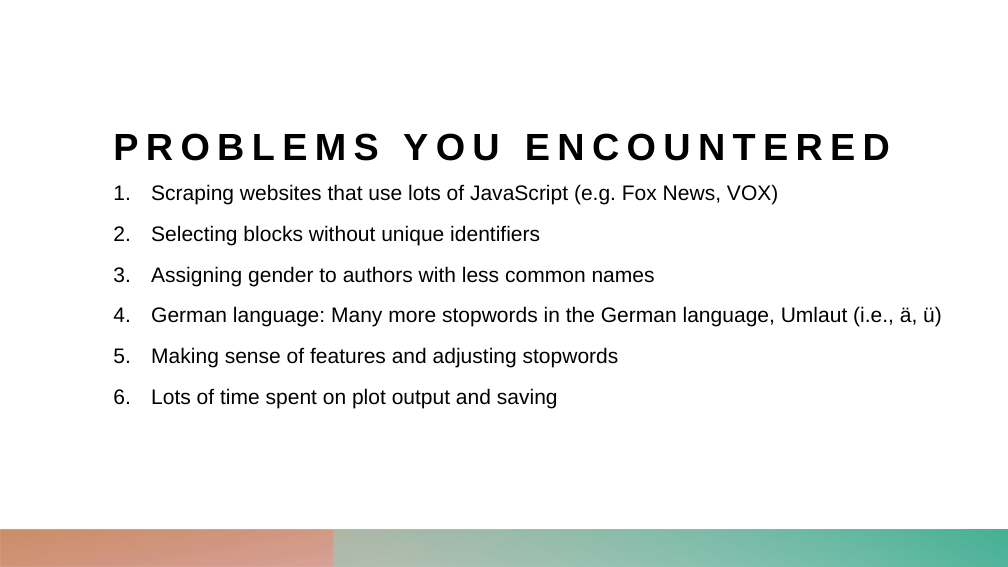
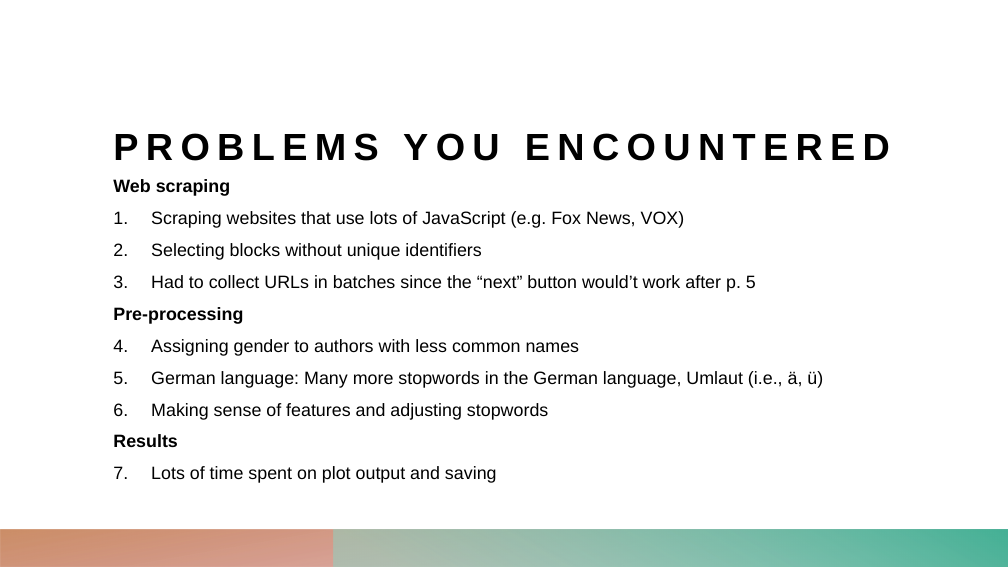
Before and after one commit to StefanMunnes/SICSS_2024, a slide deck: slide 7 of projects/abortion laws/Abortion.pptx. Drawn at 1008x567 pixels with LibreOffice and Linux fonts; fonts in the diff are those of the drawing. Boxes give left, top, right and bottom in pixels: in the first picture for what was removed or moved away, otherwise in the second. Text is boxed around its words. In the diff, an @@ line names an element or a change of style, - is before the commit and + after.

Commit message:
update

```diff
--- a/projects/abortion laws/Abortion.pptx
+++ b/projects/abortion laws/Abortion.pptx
@@ text at [113, 179, 230, 196]: paragraph added @@
+Web scraping
@@ text at [151, 211, 823, 483]: size 20 to 17 pt in "Scraping websites that use lots of JavaScript ...", "Selecting blocks without unique identifiers", "Assigning gender to authors with less common ...", "German language: Many more stopwords in the ..." and 2 more places; line spacing 1.2 to 1 @@
@@ text at [113, 275, 756, 324]: paragraphs added @@
+3. Had to collect URLs in batches since the “next” button would’t work after p. 5
+Pre-processing
@@ text at [113, 434, 178, 447]: paragraph added @@
+Results
```
Also in this commit, not shown: 1 other slide changed.
